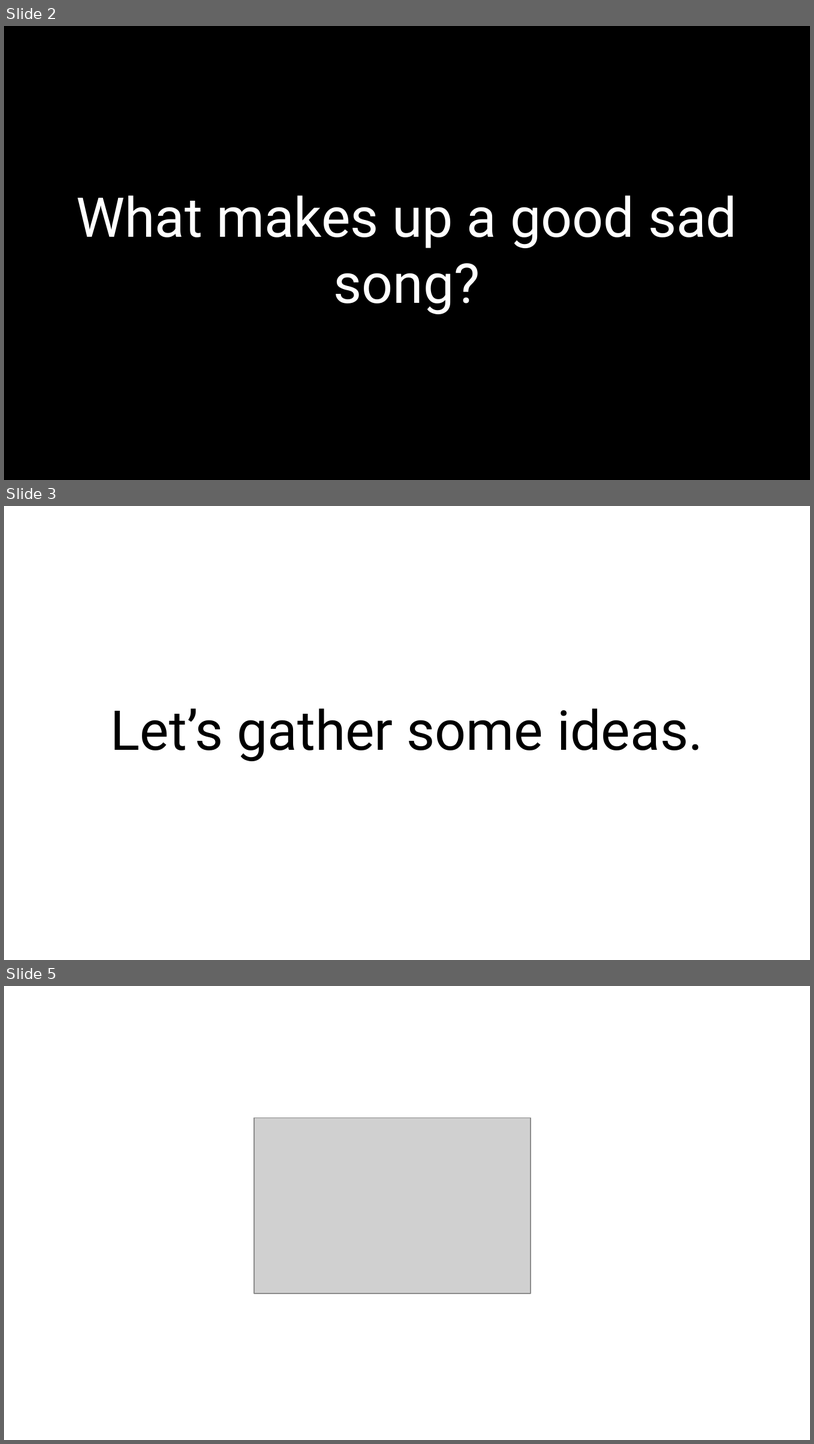
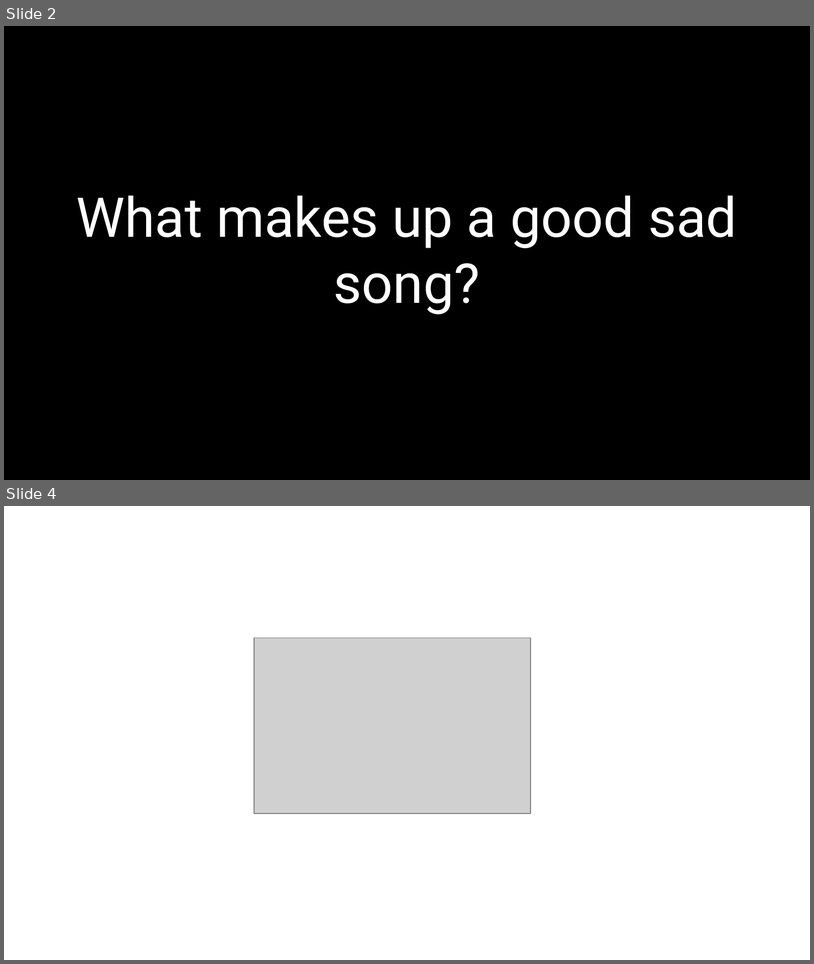
Before and after one commit to KarelZe/SSOS, a slide deck: docs/EnglishSSOS.odp. Shown one above the other, each under a label of ours: slides 2, 3 and 5 before the commit, slides 2 and 4 after it; the slides between them are not shown. The pictures are 814x1444 and 814x964 pixels, drawn with LibreOffice and Linux fonts; fonts in the diff are those of the drawing; grey boxes stand for pictures. Boxes give left, top, right and bottom in pixels: in the first picture for what was removed or moved away, otherwise in the second. Text is boxed around its words. In the diff, an @@ line names an element or a change of style, - is before the commit and + after.

```diff
--- a/docs/EnglishSSOS.odp
+++ b/docs/EnglishSSOS.odp
@@ slide 3 removed at box(4, 506, 810, 960), background #FFFFFF @@
@@ subtitle removed at box(111, 708, 703, 761) @@
-Let’s gather some ideas.
@@ what was slide 5 is now slide 4 @@
```
Also in this commit, not shown: 1 slide changed, 16 slides added, 5 other slides removed, 1 other file.
